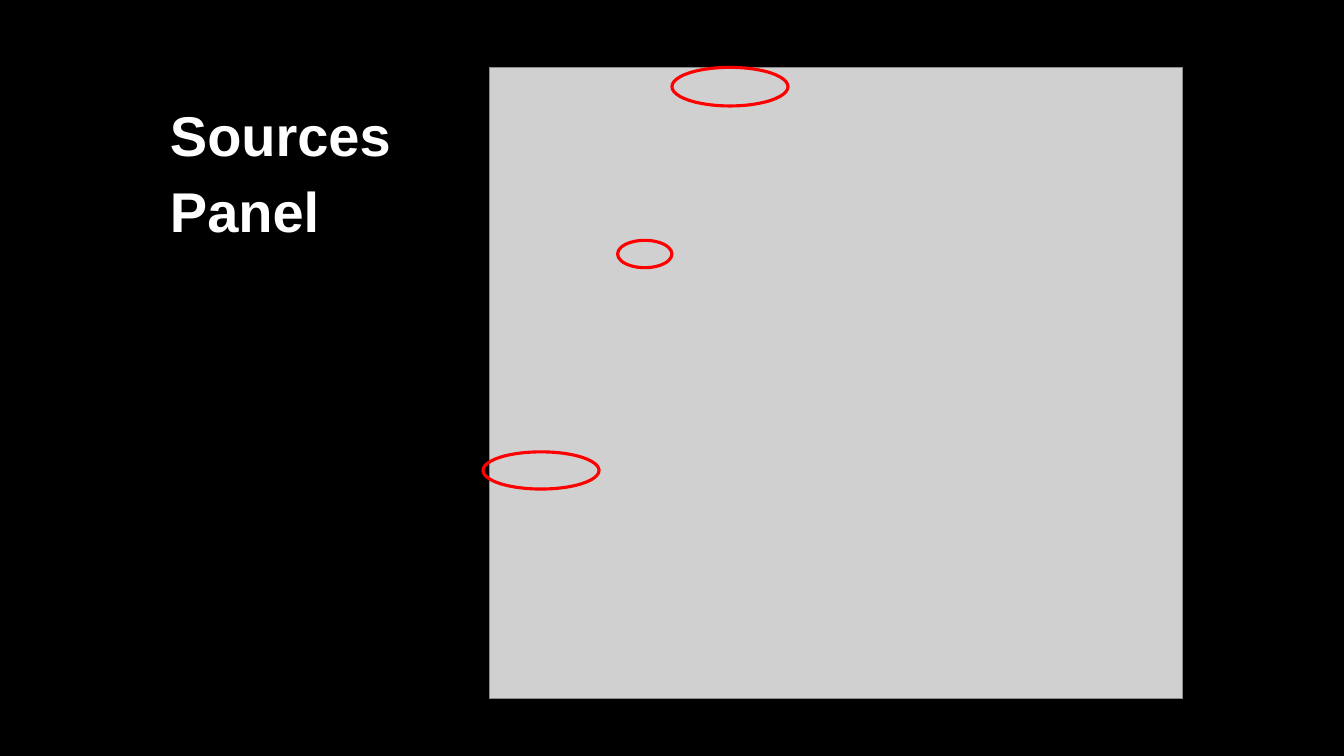
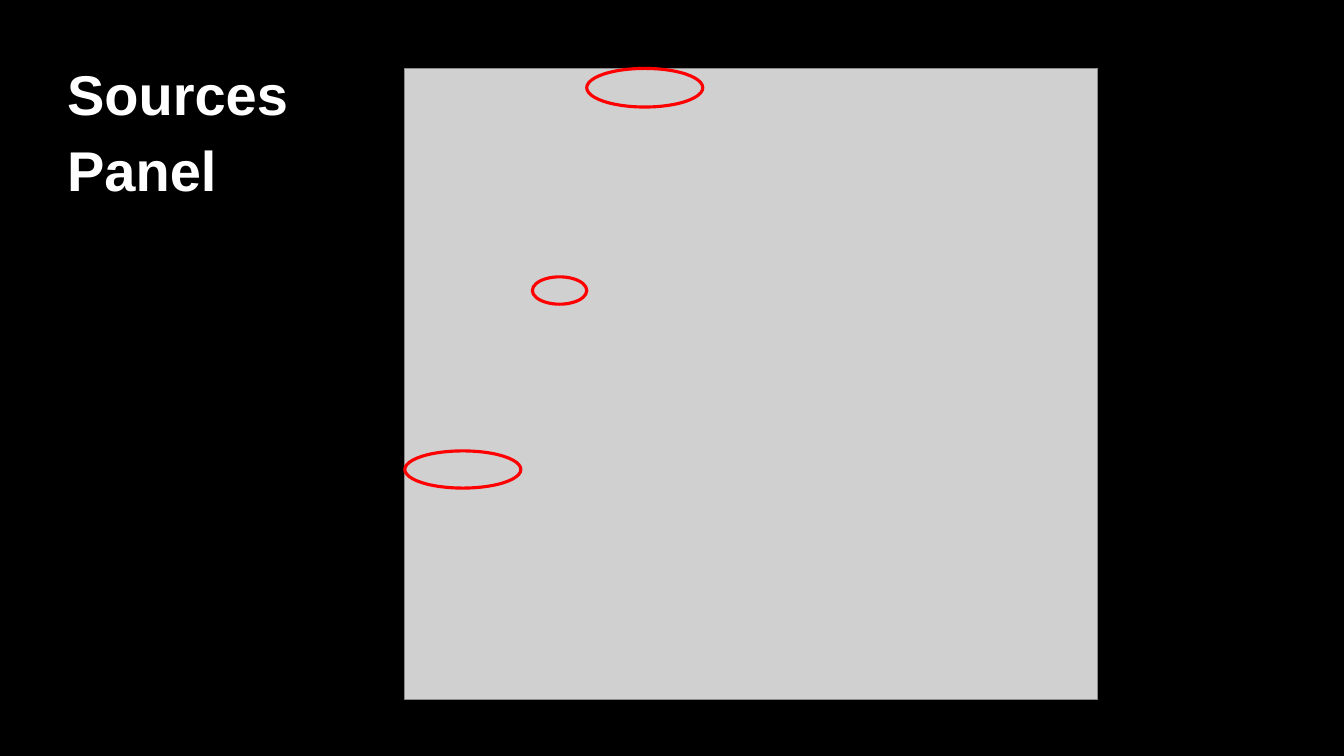
Before and after one commit to JakobieBrown/ChromeDevToolsWorkshop, a slide deck: slide 16 of ChromeDevToolsPresentation.pptx. Drawn at 1344x756 pixels with LibreOffice and Linux fonts; fonts in the diff are those of the drawing; grey boxes stand for pictures; background and template pictures are left out. Boxes give left, top, right and bottom in pixels: in the first picture for what was removed or moved away, otherwise in the second. Text is boxed around its words. In the diff, an @@ line names an element or a change of style, - is before the commit and + after.

```diff
--- a/ChromeDevToolsPresentation.pptx
+++ b/ChromeDevToolsPresentation.pptx
@@ text "Sources": place and size @@
-text "Sources" at [170,117,391,233]
+text "Sources" at [67,76,288,192]
@@ picture: place and size @@
-picture at [490,68,1184,699]
+picture at [405,69,1099,700]
@@ ellipse: place and size @@
-ellipse at [673,68,788,106]
+ellipse at [587,69,703,107]
@@ ellipse: place and size @@
-ellipse at [618,240,673,267]
+ellipse at [532,277,587,304]
@@ ellipse: place and size @@
-ellipse at [483,452,599,489]
+ellipse at [405,451,521,488]
```
Also in this commit, not shown: 3 other slides changed.
